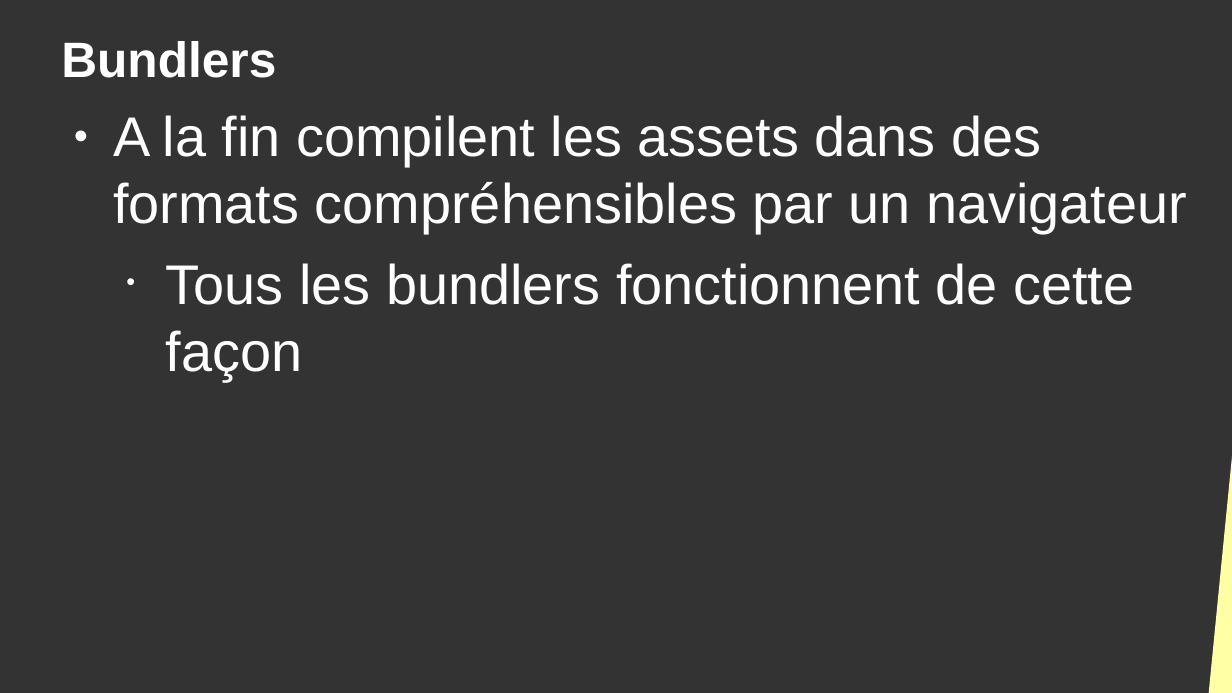
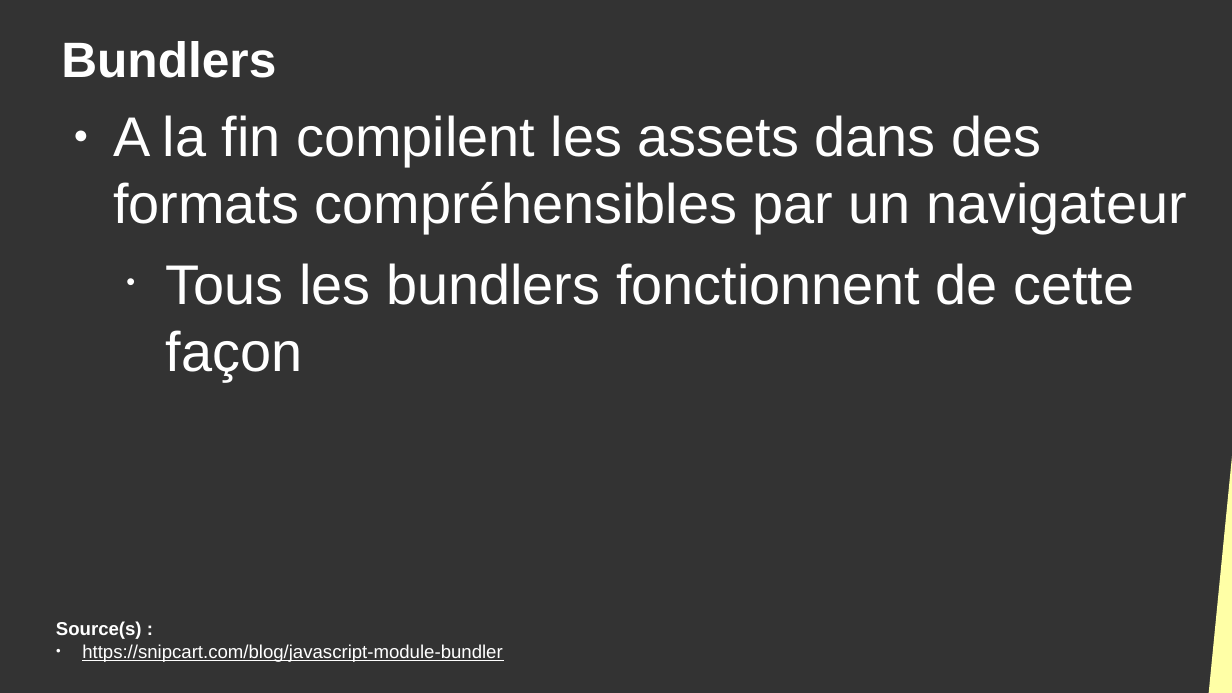
Before and after one commit to DanYellow/cours, a slide deck: slide 7 of developpement-front-s5/travaux-pratiques/numero-4/presentation.odp. Drawn at 1232x693 pixels with LibreOffice and Linux fonts; fonts in the diff are those of the drawing. Boxes give left, top, right and bottom in pixels: in the first picture for what was removed or moved away, otherwise in the second. Text is boxed around its words. In the diff, an @@ line names an element or a change of style, - is before the commit and + after.

```diff
--- a/developpement-front-s5/travaux-pratiques/numero-4/presentation.odp
+++ b/developpement-front-s5/travaux-pratiques/numero-4/presentation.odp
@@ text added at box(56, 621, 502, 662), 12 pt, text #FFFFFF, underline @@
+Source(s) :
+● https://snipcart.com/blog/javascript-module-bundler
```
Also in this commit, not shown: 13 other slides changed, 2 slides added, 4 other files.
